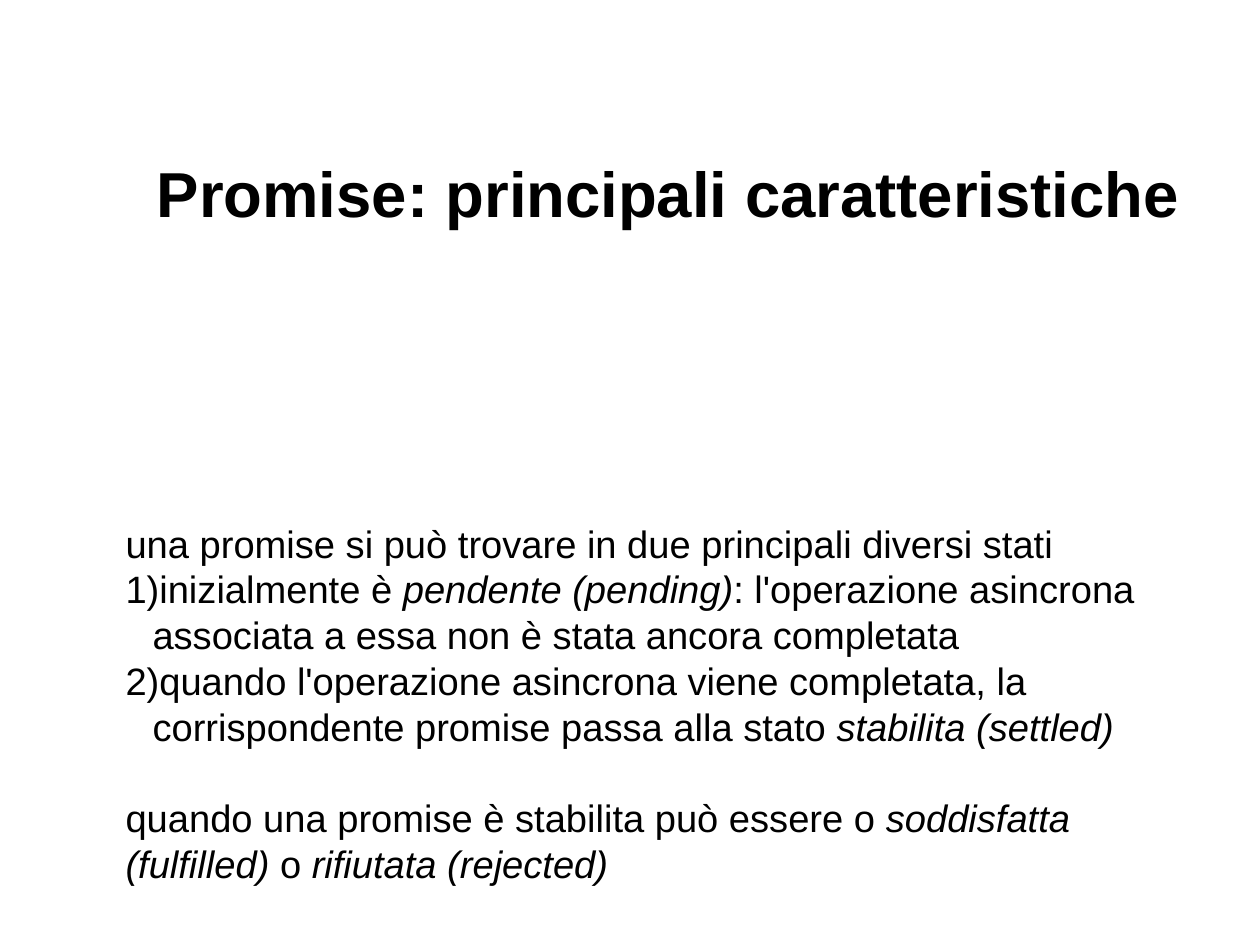
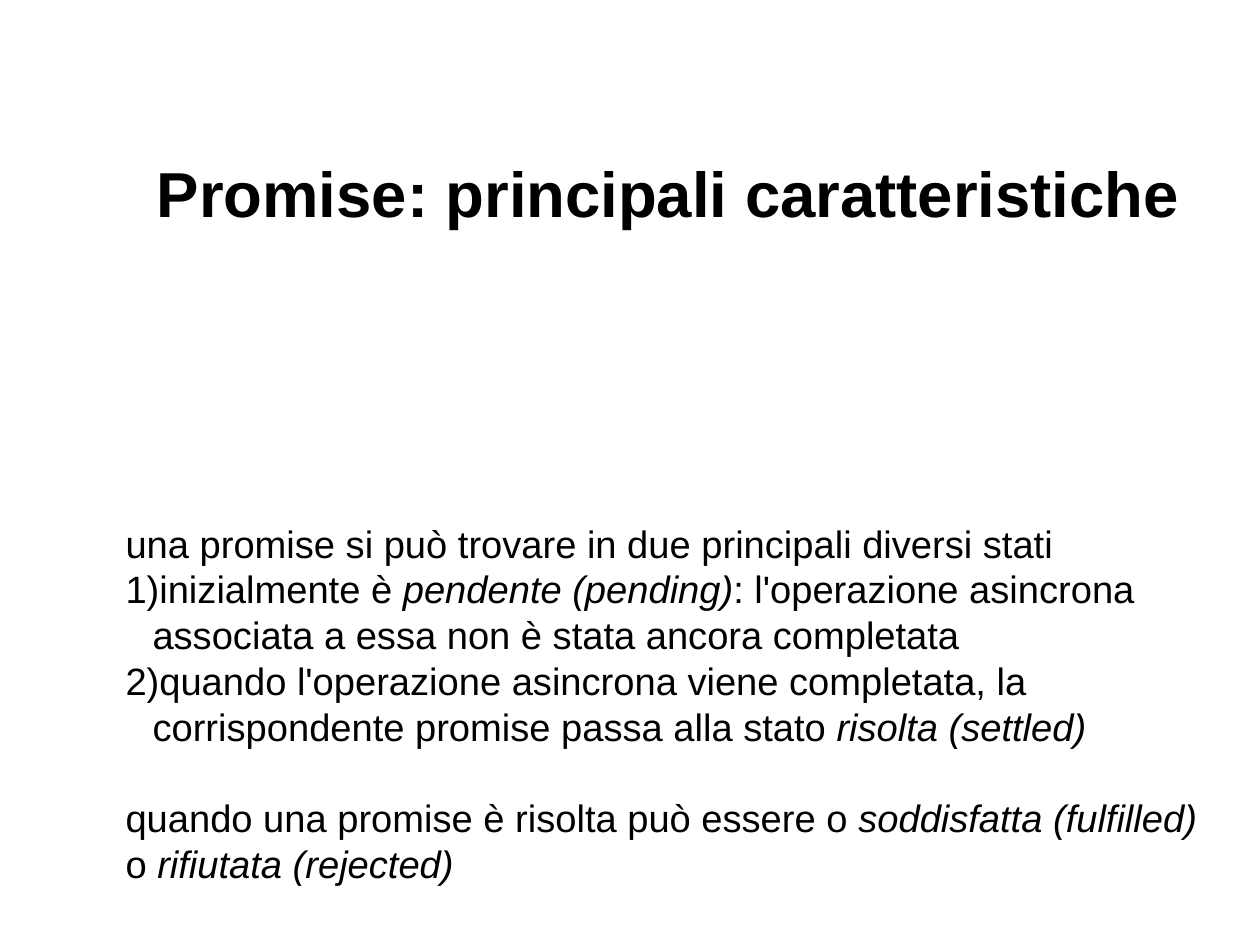
Before and after one commit to davideancona/minicorsiRAISE, a slide deck: slide 6 of iot/NodeJs2.odp. Drawn at 1260x945 pixels with LibreOffice and Linux fonts; fonts in the diff are those of the drawing. Boxes give left, top, right and bottom in pixels: in the first picture for what was removed or moved away, otherwise in the second. Text is boxed around its words. In the diff, an @@ line names an element or a change of style, - is before the commit and + after.

Commit message:
iot modified:   iot/NodeJs2.odp

```diff
--- a/iot/NodeJs2.odp
+++ b/iot/NodeJs2.odp
@@ text at <box>126,667,1197,886</box>: text changed @@
-2) quando l'operazione asincrona viene completata, la corrispondente promise passa alla stato stabilita (settled)
-quando una promise è stabilita può essere o soddisfatta (fulfilled) o rifiutata (rejected)
+2) quando l'operazione asincrona viene completata, la corrispondente promise passa alla stato risolta (settled)
+quando una promise è risolta può essere o soddisfatta (fulfilled) o rifiutata (rejected)
```
Also in this commit, not shown: 3 other slides changed.
